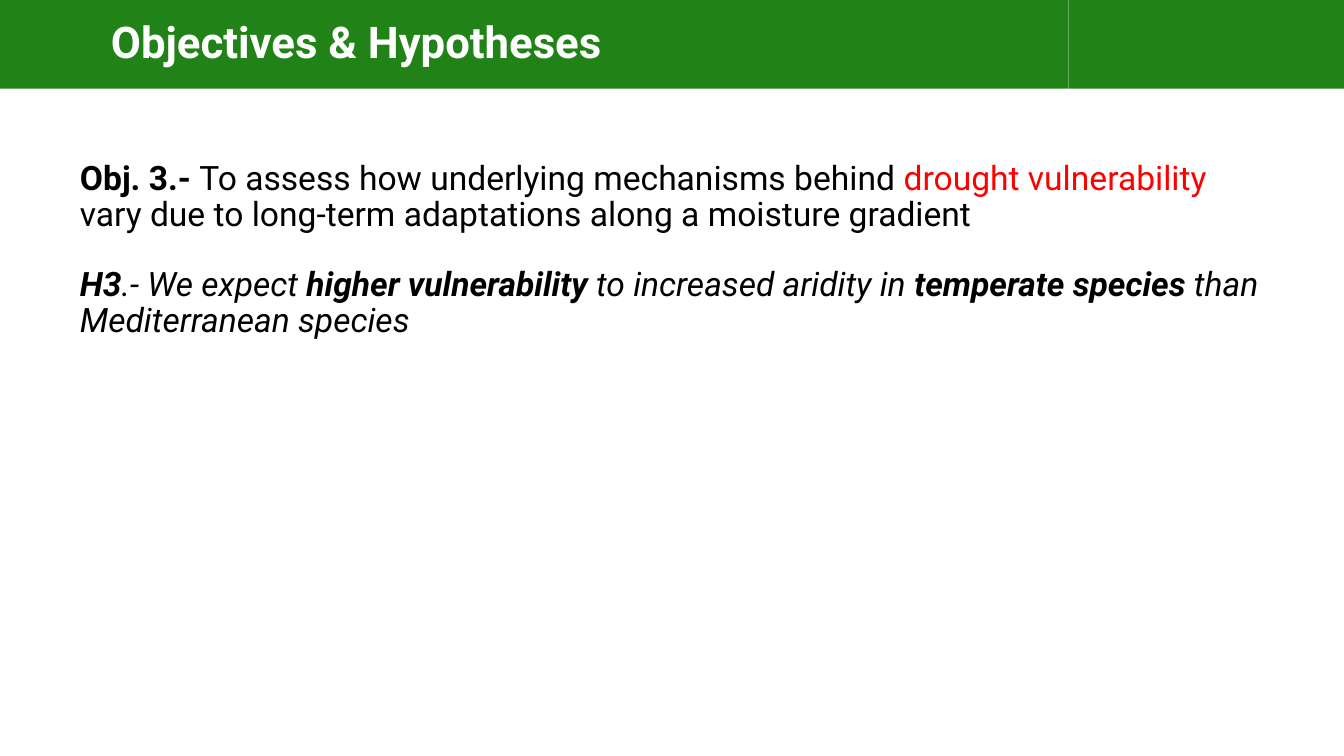
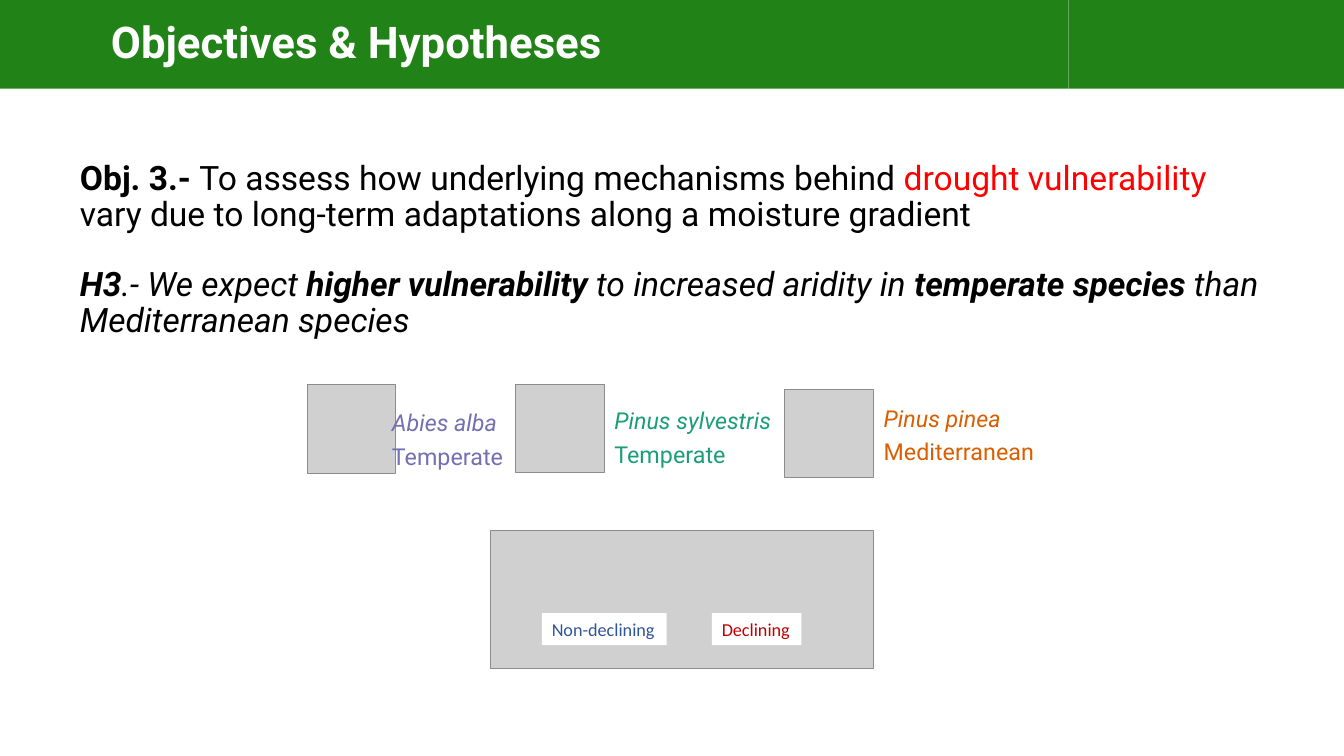
Before and after one commit to cris-fernandez/Tesis_Individuo, a slide deck: slide 16 of 06_ppts/exploratory_analysis_figures_v7.pptx (slide 14 before the commit). Drawn at 1344x756 pixels with LibreOffice and Linux fonts; fonts in the diff are those of the drawing; grey boxes stand for pictures. Boxes give left, top, right and bottom in pixels: in the first picture for what was removed or moved away, otherwise in the second. Text is boxed around its words. In the diff, an @@ line names an element or a change of style, - is before the commit and + after.

Commit message:
More ppt updates

```diff
--- a/06_ppts/exploratory_analysis_figures_v7.pptx
+++ b/06_ppts/exploratory_analysis_figures_v7.pptx
@@ picture added at (308, 384, 396, 473) @@
@@ picture added at (515, 384, 604, 473) @@
@@ picture added at (785, 389, 874, 478) @@
@@ text added at (392, 411, 503, 471), 16.6 pt, text #746FB2, italic @@
+Abies alba
+Temperate
@@ text added at (614, 411, 771, 468), 16.6 pt, text #1B9E77, italic @@
+Pinus sylvestris
+Temperate
@@ text added at (884, 410, 1034, 461), 16.6 pt, text #DB5F02 @@
+Pinus pinea
+Mediterranean
@@ picture added at (490, 530, 873, 668) @@
@@ rectangle added at (542, 613, 667, 645), fill #FFFFFF, 13 pt, text #2F5597 @@
+Non-declining
@@ rectangle added at (712, 613, 802, 645), fill #FFFFFF, 13 pt, text #C00000 @@
+Declining
```
Also in this commit, not shown: 1 other slide changed, 2 slides added, 1 other file.
